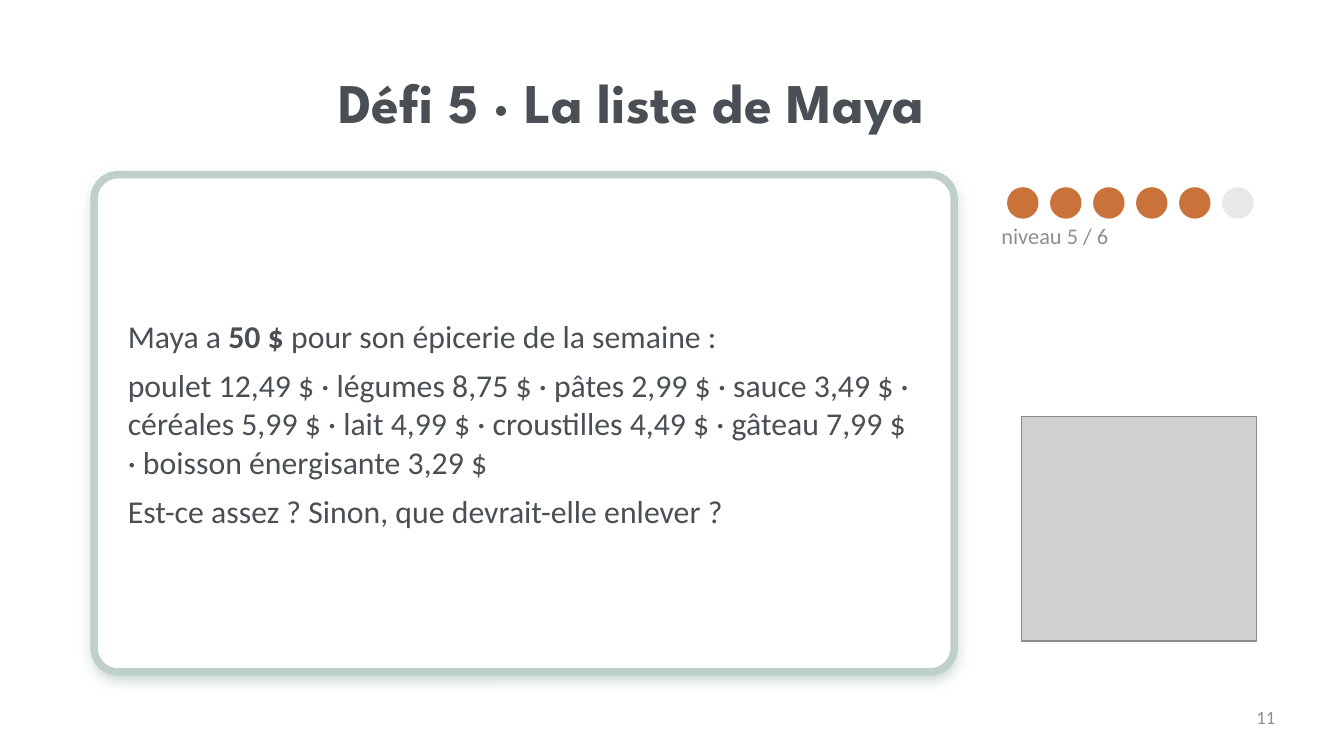
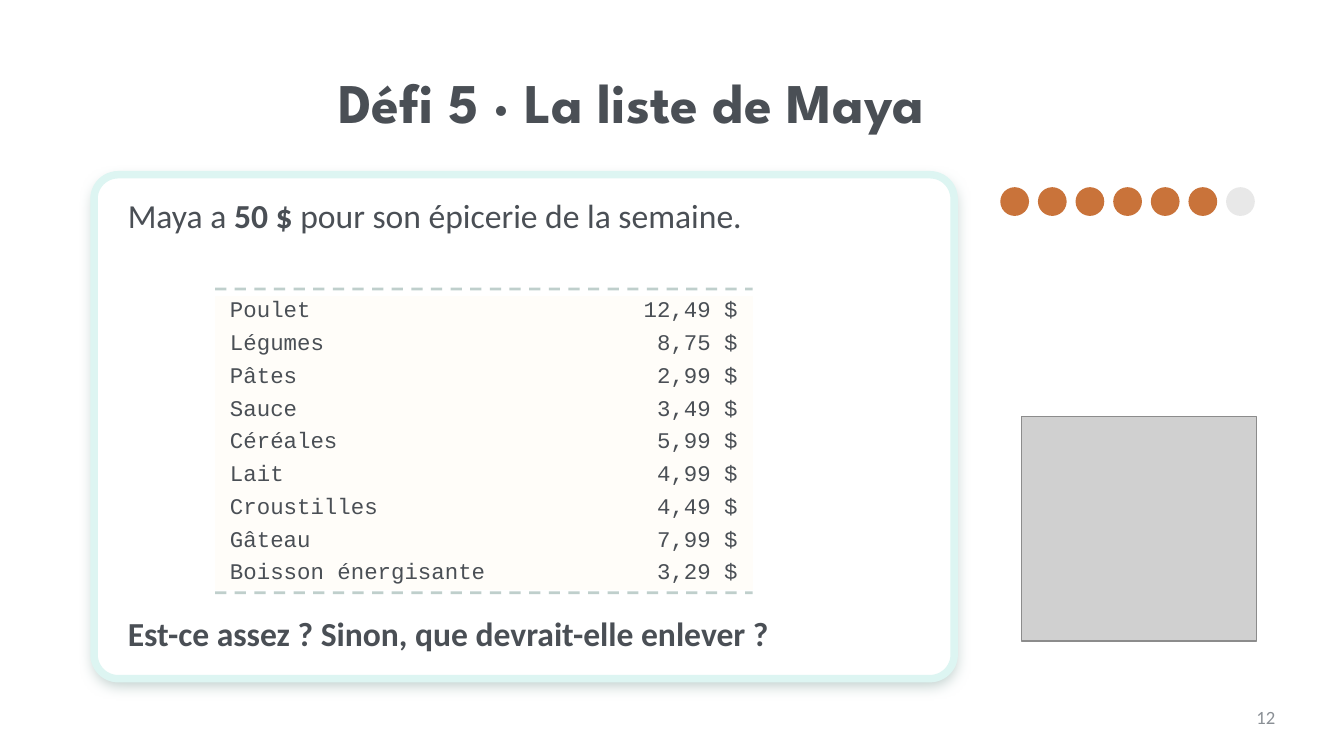
Before and after one commit to isabellepedneault111-ai/Chat-, a slide deck: slide 12 of PPS_Consommation_Hub_Teams/Lecons/2026-10-13_Mardi_Estimer-Besoins-Desirs/1_Diaporama_Grand-groupe.pptx (slide 11 before the commit). Drawn at 1344x756 pixels with LibreOffice and Linux fonts; fonts in the diff are those of the drawing; grey boxes stand for pictures; background and template pictures are left out. Boxes give left, top, right and bottom in pixels: in the first picture for what was removed or moved away, otherwise in the second. Text is boxed around its words. In the diff, an @@ line names an element or a change of style, - is before the commit and + after.

```diff
--- a/PPS_Consommation_Hub_Teams/Lecons/2026-10-13_Mardi_Estimer-Besoins-Desirs/1_Diaporama_Grand-groupe.pptx
+++ b/PPS_Consommation_Hub_Teams/Lecons/2026-10-13_Mardi_Estimer-Besoins-Desirs/1_Diaporama_Grand-groupe.pptx
@@ rounded rectangle: place and size @@
-rounded rectangle at [94,175,954,672]
+rounded rectangle at [94,175,954,679]
@@ rounded rectangle at [94,175,954,679]: proportions changed @@
@@ rounded rectangle: place and size @@
-rounded rectangle at [94,175,954,672]
+rounded rectangle at [94,175,954,679]
@@ rounded rectangle at [94,175,954,679]: outline #BFCFCC 4 pt to #DDF5F2 4 pt; proportions changed @@
@@ text added at [128,204,741,234], 18 pt, text #4A4F55 @@
+Maya a 50 $ pour son épicerie de la semaine.
@@ ellipse: place and size @@
-ellipse at [1008,188,1038,218]
+ellipse at [1001,188,1028,215]
@@ ellipse: place and size @@
-ellipse at [1051,188,1081,218]
+ellipse at [1039,188,1066,215]
@@ ellipse added at [1077,188,1103,215], fill #C9733A, outline #C9733A 1 pt @@
@@ ellipse: place and size @@
-ellipse at [1094,188,1124,218]
+ellipse at [1114,188,1141,215]
@@ ellipse: place and size @@
-ellipse at [1137,188,1167,218]
+ellipse at [1152,188,1179,215]
@@ ellipse: place and size @@
-ellipse at [1180,188,1210,218]
+ellipse at [1189,188,1216,215]
@@ ellipse: place and size @@
-ellipse at [1223,188,1253,218]
+ellipse at [1227,188,1254,215]
@@ text removed at [1001,228,1108,244] @@
-niveau 5 / 6
@@ table added at [215,296,753,588], 9 rows, 2 columns @@
+Poulet | 12,49 $
+Légumes | 8,75 $
+Pâtes | 2,99 $
+Sauce | 3,49 $
+Céréales | 5,99 $
+Lait | 4,99 $
+Croustilles | 4,49 $
+Gâteau | 7,99 $
+Boisson énergisante | 3,29 $
@@ line added from (215, 289) to (753, 289), #BFCFCC 1.5 pt dashed @@
@@ text removed at [128,326,882,528] @@
-Maya a 50 $ pour son épicerie de la semaine :
-poulet 12,49 $ · légumes 8,75 $ · pâtes 2,99 $ · sauce 3,49 $ · céréales 5,99 $ · lait 4,99 $ · croustilles 4,49 $ · gâteau 7,99 $ · boisson énergisante 3,29 $
-Est-ce assez ? Sinon, que devrait-elle enlever ?
@@ line added from (215, 593) to (753, 593), #BFCFCC 1.5 pt dashed @@
@@ text added at [128,622,745,652], 18 pt, text #4A4F55, bold @@
+Est-ce assez ? Sinon, que devrait-elle enlever ?
@@ page number at [1256,712,1275,724]: text changed @@
-11
+12
```
Also in this commit, not shown: 17 other slides changed, 6 slides added, 4 slides removed, 15 other files.
